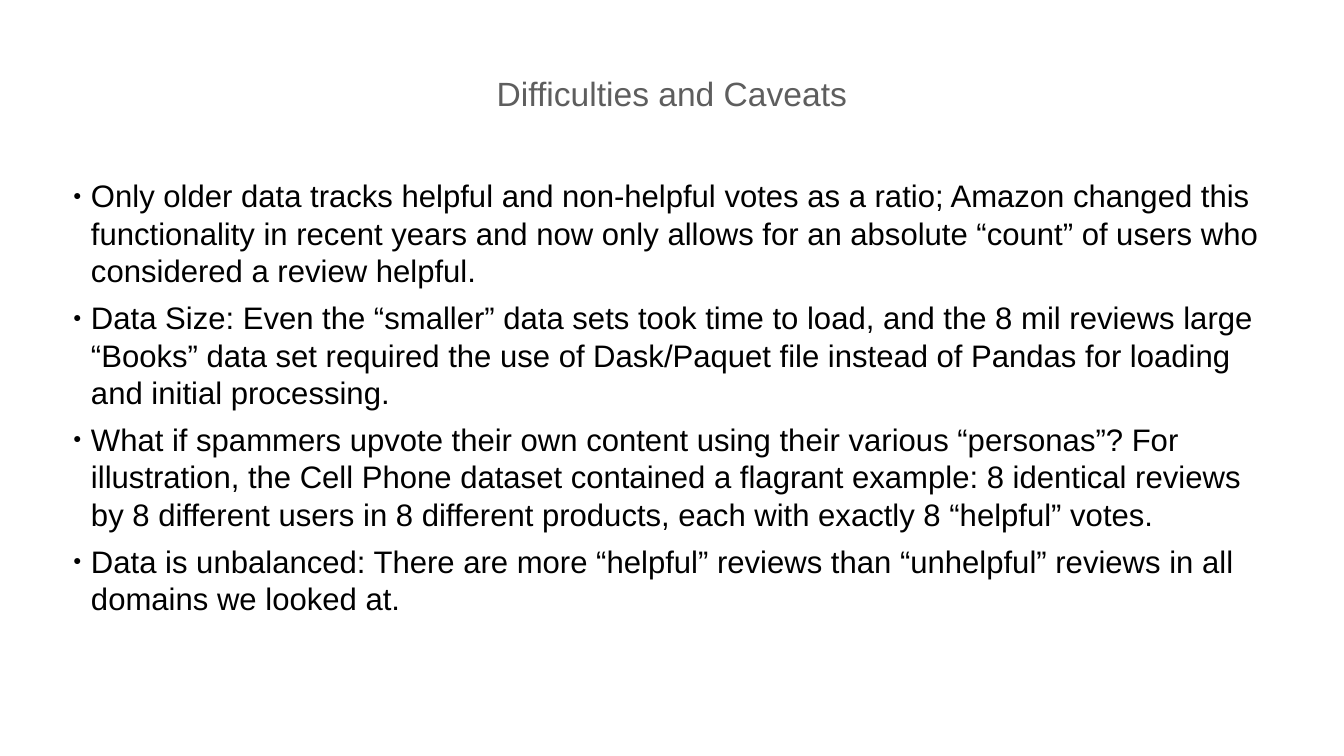
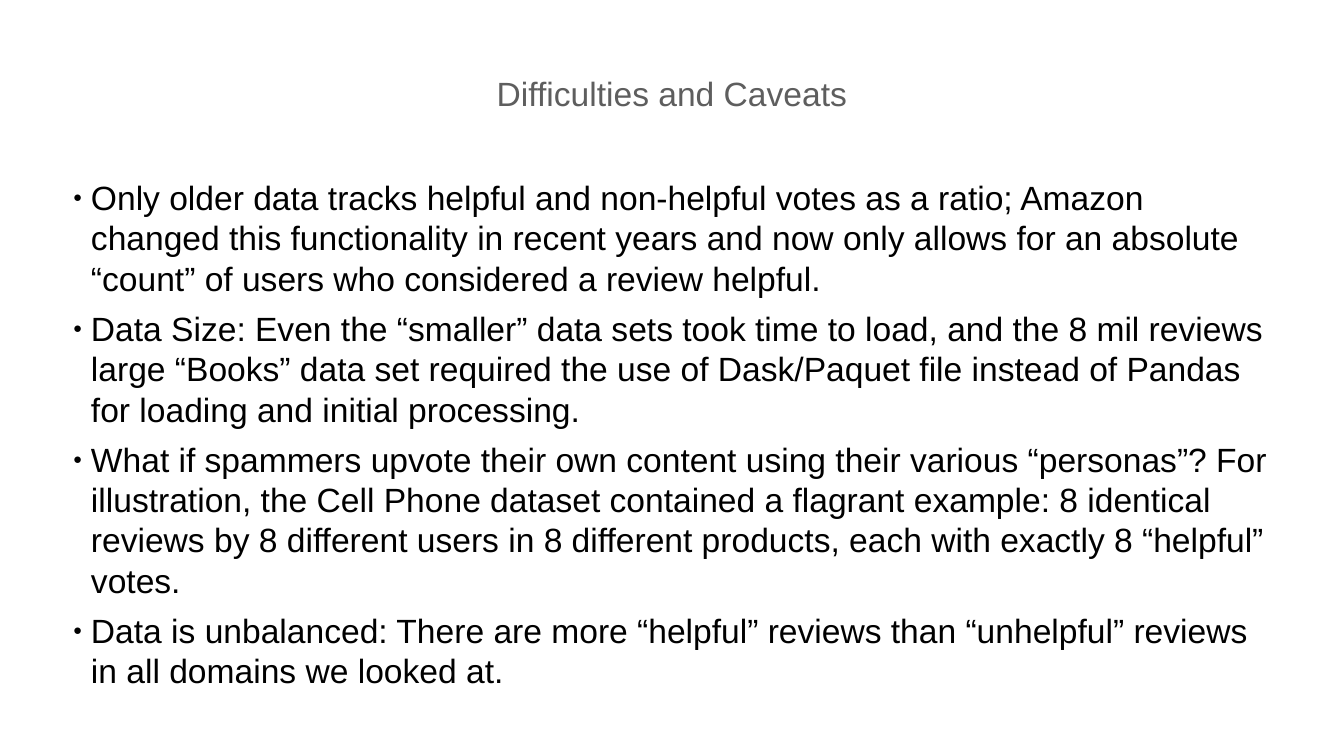
Before and after one commit to postprandial/fastai-amazonreview, a slide deck: slide 5 of Amazon_Review_Helpfulness_NLP-1-ONLINE.pptx. Drawn at 1344x756 pixels with LibreOffice and Linux fonts; fonts in the diff are those of the drawing. Boxes give left, top, right and bottom in pixels: in the first picture for what was removed or moved away, otherwise in the second. Text is boxed around its words. In the diff, an @@ line names an element or a change of style, - is before the commit and + after.

```diff
--- a/Amazon_Review_Helpfulness_NLP-1-ONLINE.pptx
+++ b/Amazon_Review_Helpfulness_NLP-1-ONLINE.pptx
@@ text "Only older data tracks helpful ..." at (91, 185, 1266, 684): size 44.4 to 48 pt @@
```
Also in this commit, not shown: 5 other slides changed, 1 slide added.
